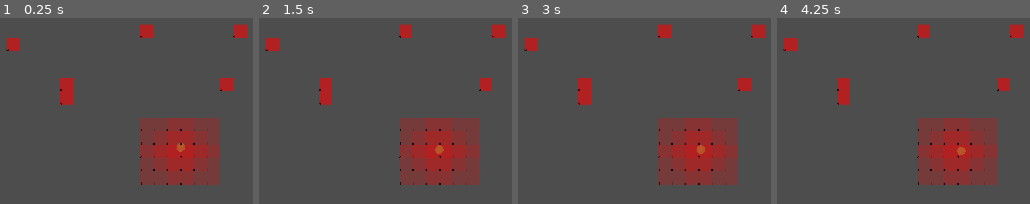
Above: before the commit, frames 1-4 (left to right).
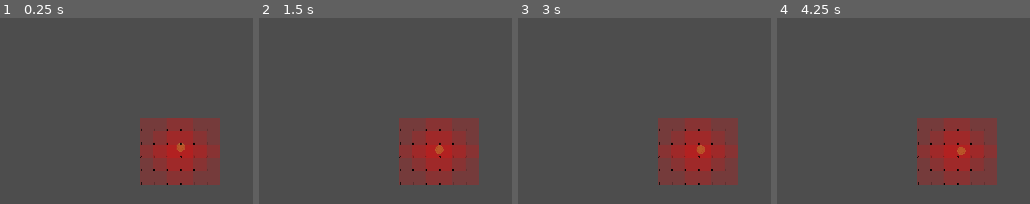
Above: after the commit, the same moments.

Repository: AndiReich/FachpraktikumMultiagentensystem
Game: Godot game, scene res://scenes/test_main_scene.tscn
Same seed, same stepped clock (60 frames per second), same inputs: the game is played once before the commit and once after it. This scene is started directly instead of the project's main scene.
Inputs:
- Up to frame 1 (0.25 s): no input
- Up to frame 2 (1.5 s): tap Enter at 0.5 s; tap Space at 1.25 s
- Up to frame 3 (3 s): tap Enter at 2 s; tap Space at 2.75 s
- Up to frame 4 (4.25 s): tap Enter at 3.5 s

The runs differ from the first frame. In frame 1, 2.3% of the frame differs, in the area x 2-98%, y 3-47%; in frame 2, 2.3%; in frame 3, 2.3%; in frame 4, 2.3%.

Commit message:
removed floating test tiles

Diff:
--- a/scenes/test_main_scene.tscn
+++ b/scenes/test_main_scene.tscn
@@ -8,6 +8,5 @@
 [node name="Virus" parent="." instance=ExtResource("1_o16ro")]
 
 [node name="TileMapController" parent="." instance=ExtResource("2_r5bkj")]
-layer_0/tile_data = PackedInt32Array(393221, 196608, 0, 655369, 196608, 0, 589833, 196608, 0, 327695, 196608, 0, 327702, 196608, 0, 589845, 196608, 0)
 
 [connection signal="antigen_emanate" from="Virus" to="TileMapController" method="_on_virus_antigen_emanate"]
